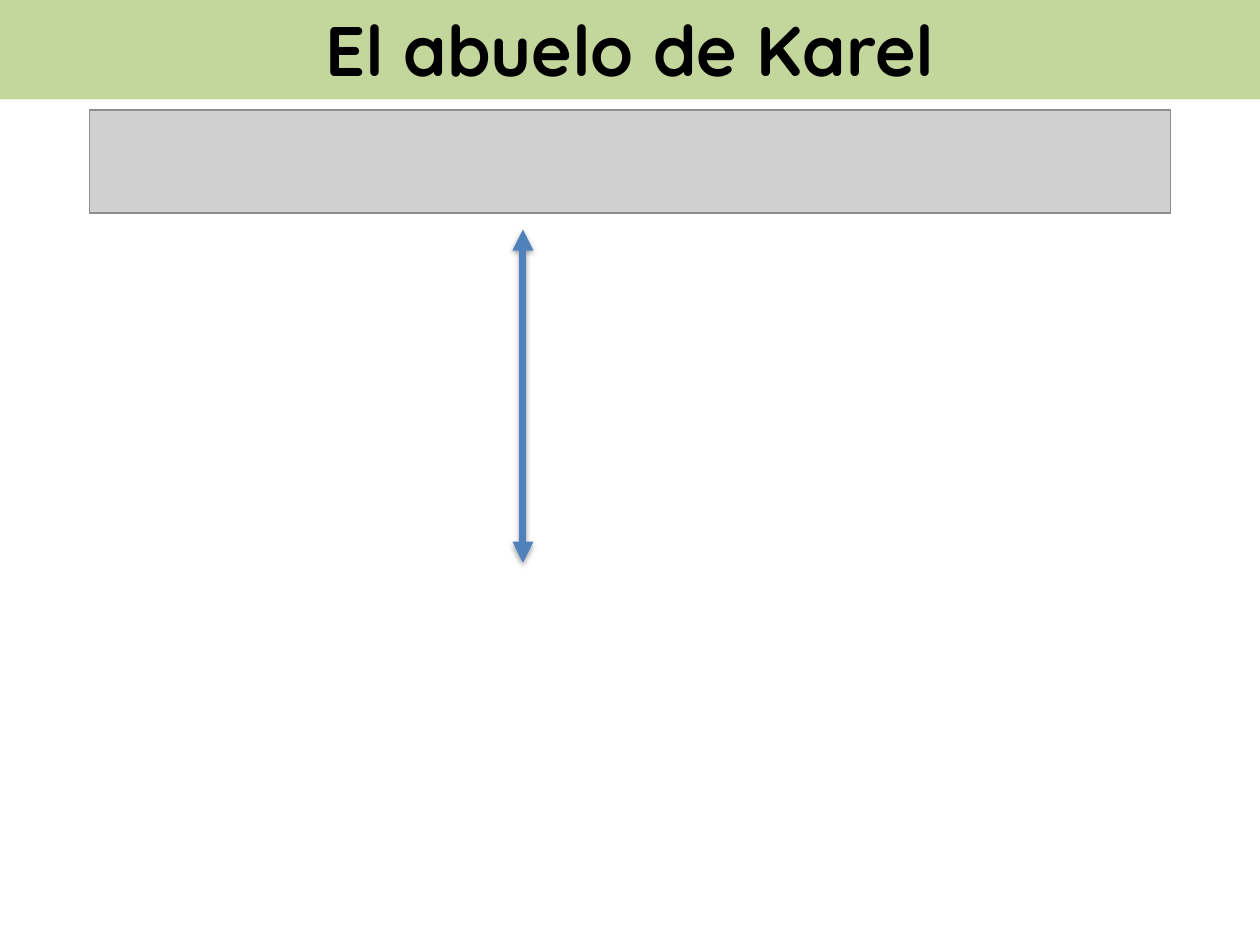
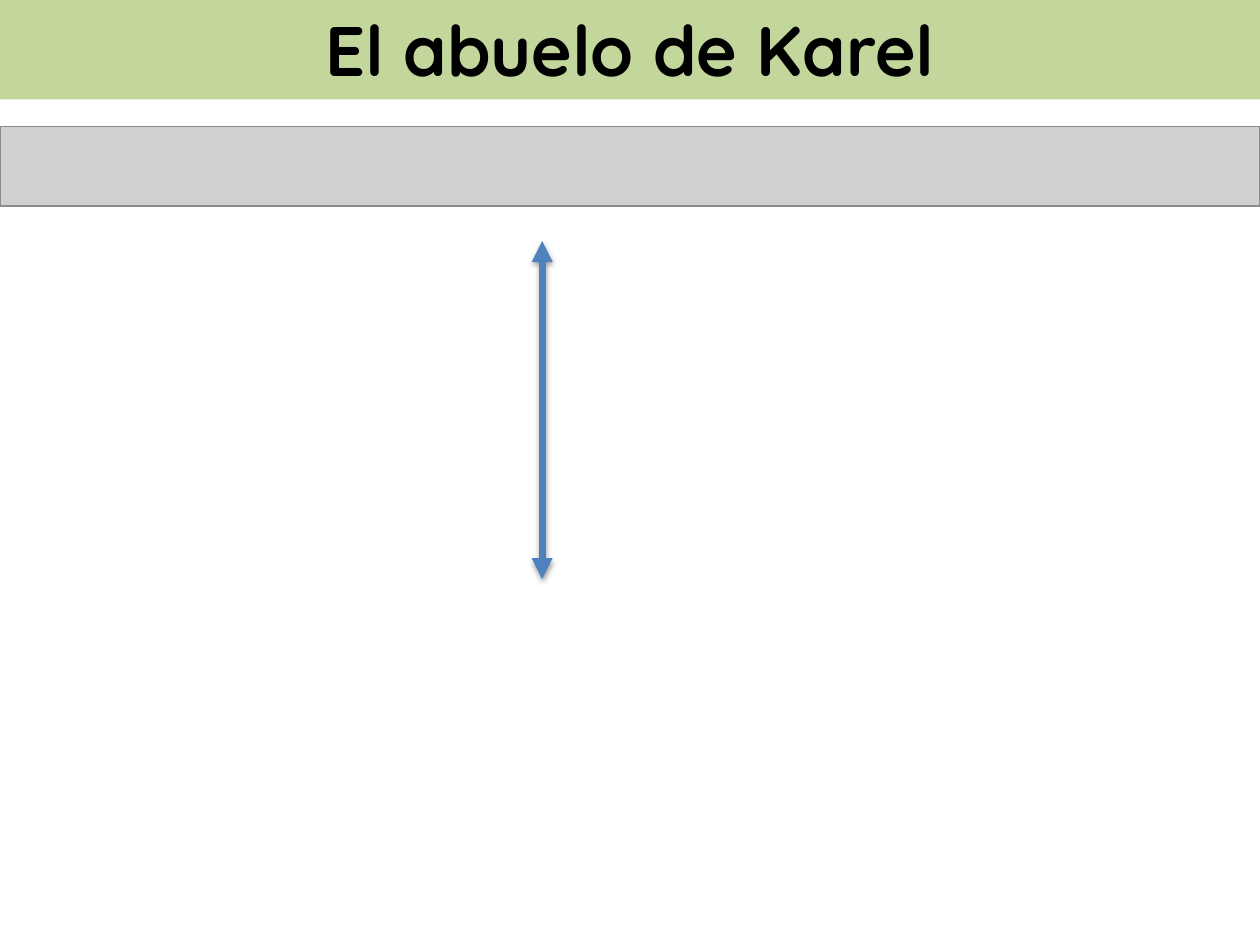
Before and after one commit to csbridge/csbridge2019uniandes, a slide deck: slide 14 of docs/slides/Graphics.pptx. Drawn at 1260x945 pixels with LibreOffice and Linux fonts; fonts in the diff are those of the drawing; grey boxes stand for pictures; background and template pictures are left out. Boxes give left, top, right and bottom in pixels: in the first picture for what was removed or moved away, otherwise in the second. Text is boxed around its words. In the diff, an @@ line names an element or a change of style, - is before the commit and + after.

```diff
--- a/docs/slides/Graphics.pptx
+++ b/docs/slides/Graphics.pptx
@@ picture: place and size @@
-picture at [89,110,1171,213]
+picture at [0,126,1260,205]
@@ double arrow moved from (523, 229) - (523, 563) to (542, 241) - (542, 580) @@
```
Also in this commit, not shown: 7 other slides changed, 3 other files.
